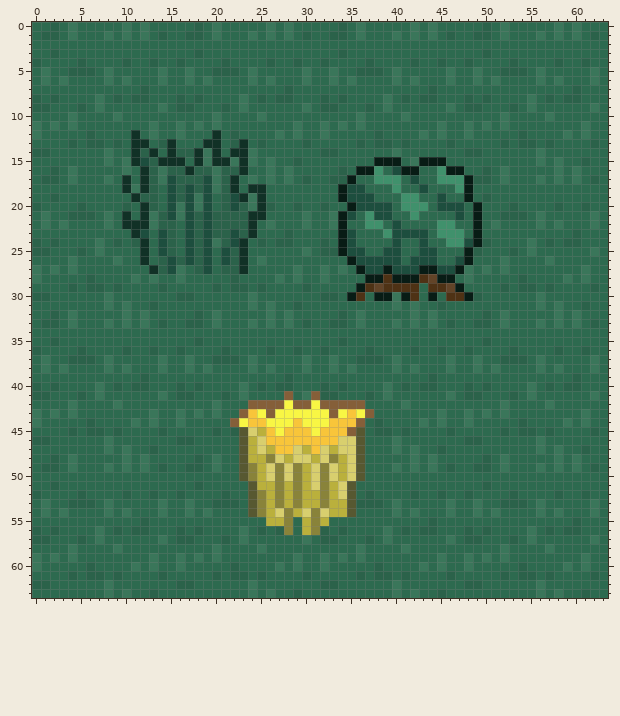
Pixel-art file, stored at client/static/working/forest_working.aseprite. The picture above was drawn from the file before the commit.
64x64 pixels, 1 frame.
After the commit:
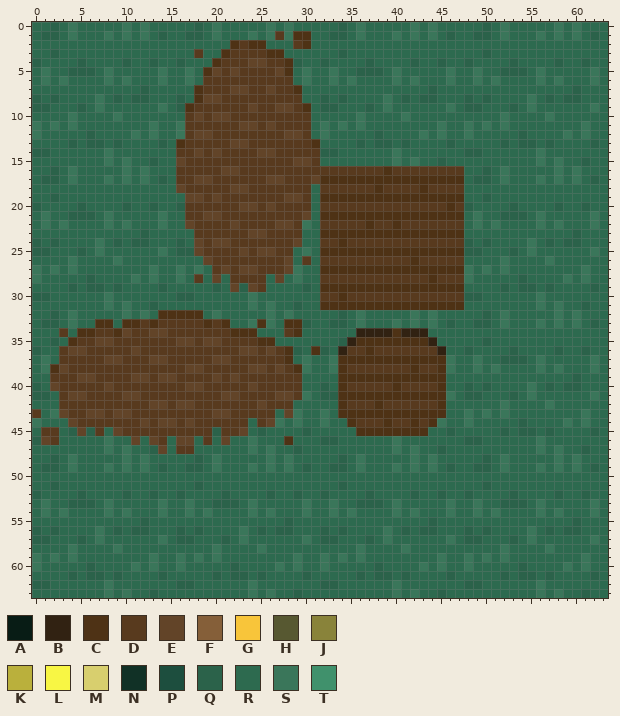
Palette (. is transparent): A #081c15  B #312212  C #4e3215  D #583a1e  E #624428  F #855f39  G #f8c53a  H #575831  J #89833a  K #bab03c  L #f8f644  M #d8cf6e  N #113126  P #1d4e3e  Q #2b624a  R #2d6a4f  S #3a765a  T #40916c
Difference:
layer "Grain" now hidden
layer "Stem" now hidden
layer "Bush" now hidden
layer "Grass bunch" now hidden
layer "Tilled Sm Copy" added
layer "Dirt W" added
layer "Dirt E" added
layer "Dirt N" added
layer "Dirt S" added
layer "Tilled Mid" added
Changed rows in their new state; - is an unchanged pixel.
first column x 0:
 1 ---------------------------D-CC-------------------
 2 ----------------------CDCC---DC-------------------
 3 ------------------D--CDDDDCC----------------------
 4 --------------------CDDDEEDDC---------------------
 5 -------------------CEDEDDDDEC---------------------
 6 -------------------DDDDDDDDDD---------------------
 7 ------------------CDDDEEDDEDDC--------------------
 8 ------------------CEEDDDDDDDDD--------------------
 9 -----------------CDDDDDDEDDEEDC-------------------
10 -----------------DEDEEDDDDDDDDD-------------------
11 -----------------DDDDDDEEDEDDDD-------------------
12 -----------S-----DEEDDDDDDDDEED-------------------
13 -----------RR--RCDDDDDEEDDDDDDDC------------------
14 -----------RRR-RDDEDEDDDDEEDDDDD------------------
15 -----------RR-RREDDDDDDDDDDDDEED------RRS--RRQ----
16 ------------SRRRDDDDDEEDDDDDDDDDDDDDDDDCDDDDDDDD--
17 ----------S-SRQRDDEEDDDDDDEEDDDECCCCCCCCCCCCCCCCR-
18 ----------RRRR-REDDDDDEEDDDDDDD-DDDDDDCDDDDCDDDDR-
19 -----------RRR-RREEDEDDDDDDDEED-CCCCCCCCCCCCCCCCR-
20 ------------R--RQDDDDDDEEDEDDDD-DDDDDDDDDDDDDDCDQR
21 ----------R-RRSRRDDEEDDDDDDDDDE-CCCCCCCCCCCCCCCC-S
22 ----------SRRRSR-EDDDDEDDDDEED--DDDDDCDDCDDDDDDD-S
23 -----------RQ-RR-RDDDDDDEEDDDD--CCCCCCCCCCCCCCCC-R
24 ------------Q-RRQREDEEDDDDDDDE--DDCDDDDDDDDDDDDDQR
25 ------------R-SRQQEDDDDEDEEDD---CCCCCCCCCCCCCCCCQ-
26 ------------R-RRRRREDDDDDDDDE-D-DDDDDDDDDDCDDDDDR-
27 -------------SRR--SRDEDEEDDDE---CCCCCCCCCCCCCCCC--
28 ------------------D-E-DDDD-E----DDDDDDDDDDDDCDDD--
29 ----------------------E-ED------CCCCC-C----C--CC--
30 --------------------------------DDCDDDDDDDDDDDDDQ-
31 --------------------------------CCCCCCCCCCCCCCCC--
32 --------------CCCCC-------------------------------
33 -------CC-CCDCDDDDDCDC---C--CC--------------------
34 ---D-CCDDCEDDEEDDDDDDDCCC---DC------BBBBCBBB------
35 ----CDDEEDDDDDDDEEDEEDDDDCC--------BCCCCCCCCB-----
36 ---DEEDDDDDEDDDDDDDDDDDEEDEDC--C--BDDCDDDDDDDB----
37 ---DDDDDEEDDDEEDDDDDEEDDDDDDC-----CCCCCCCCCCCC----
38 --CEDDDDDDDDDDDDDEEDDDDDEEDEDC----CDDDDDDDCDDC----
39 --DDDEEDDDDEEDEEDDDDEDEDDDDDDD----CCCCCCCCCCCC----
40 --EDDDDDEDDDDDDDDEEDDDDDEDDDDD----CDDDDDCDDDDC----
41 ---DEEDDDDEEDDDDDDDDDEEDDDDEED-R--CCCCCCCCCCCC----
42 ---DDDDDDDDDDEEDEEDDDDDDDEDDDRRRRRCDDDCDDDDDDC----
43 D--EDDEEDEEDDDDDDDDDEEDDDDDRESRRSRCCCCCCCCCCCC----
44 ----EDDDDDDDEDEEDEDDDDDDRDESRSRRSRRCDDDCDDCDC-----
45 -DD--E-D-EDDDDDDDDDD-DDERQRRRRQRRRRRCCCCCCCC------
46 -ED--------E-ED-EE-D-E-RSRRRCRRRQQRRR-------------
47 --------------E-DD-----RSRSRRQRRRRRRR-------------
48 -----------------------RRRSRSRRRRRQRS-------------
49 -----------------------RSRSRSRQRRQQRS-------------
50 -----------------------RRRRRRRRRRRRRR-------------
51 ------------------------RRRRRRRRRRQR--------------
52 ------------------------RRQRRQRRQRRR--------------
53 ------------------------SRRRRRSRRSRR--------------
54 ------------------------SRSRRRSRRSRS--------------
55 --------------------------RRQ-RRR-----------------
56 ----------------------------Q-RR------------------
